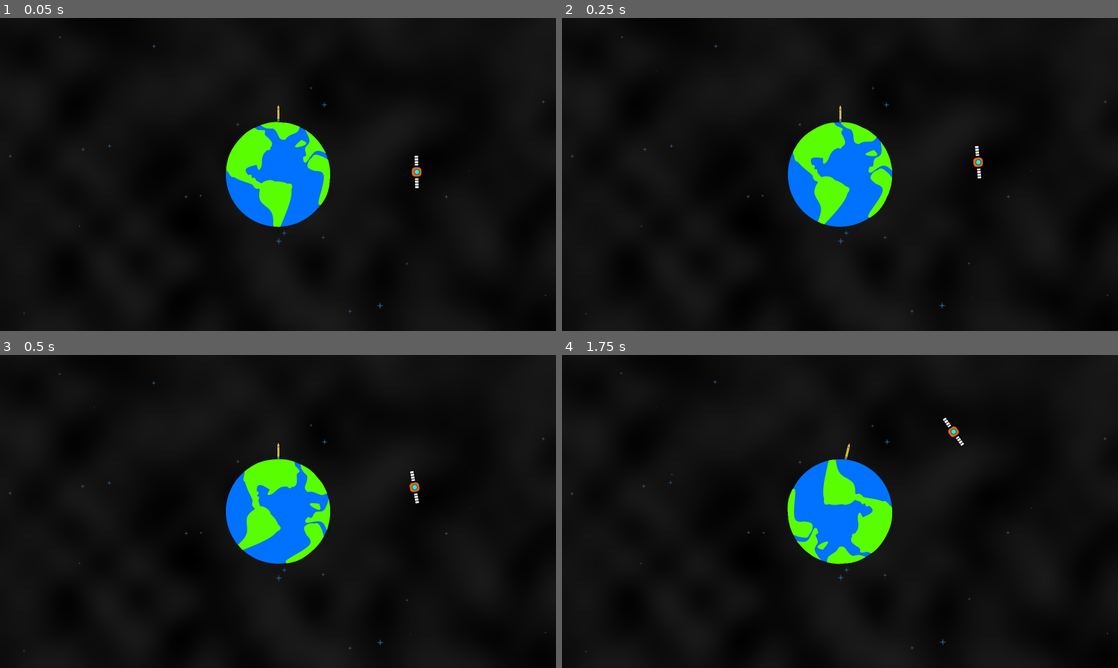
Above: before the commit, frames 1-4 (two rows, left to right).
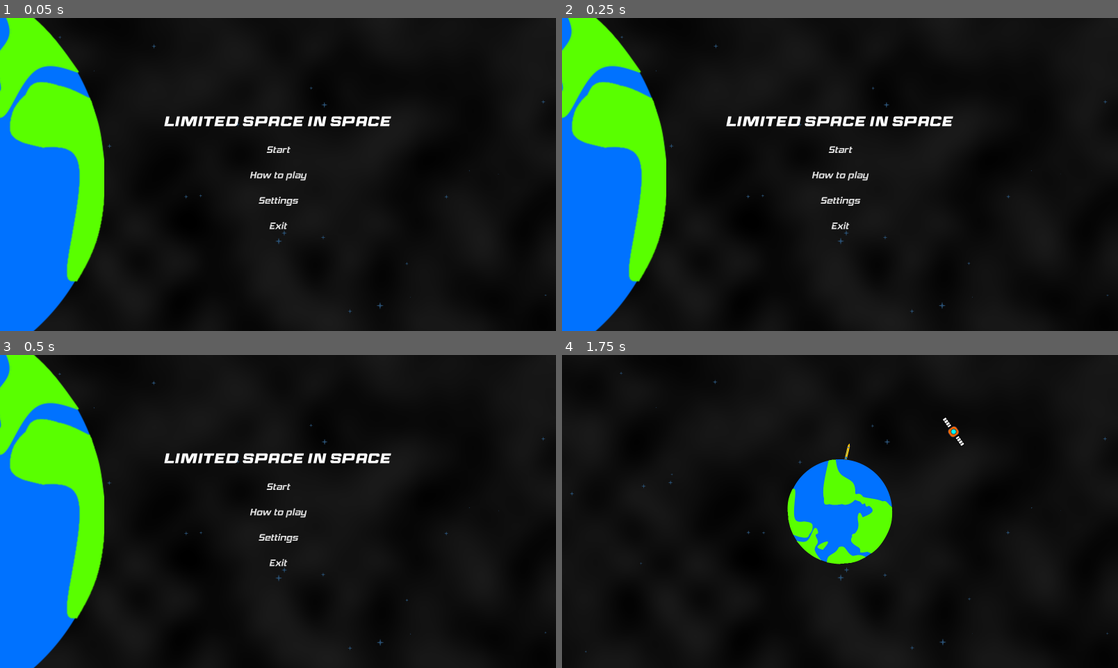
Above: after the commit, the same moments.

Repository: Fifut/Ludum-Dare-54
Game: Godot game, scene res://limited_space.tscn
Same seed, same stepped clock (60 frames per second), same inputs: the game is played once before the commit and once after it.
Inputs (mouse positions are in pixels of both pictures, inside the frame that each line leads up to):
- Up to frame 1 (0.05 s): no input
- Up to frame 2 (0.25 s): no input
- Up to frame 3 (0.5 s): no input
- Up to frame 4 (1.75 s): click (840, 486) at 0.5 s, where only the run after the commit has a clickable "Start"; hold Space (Fire) from 1.28 s (still down)

The runs differ from the first frame. In frame 1, 21% of the frame differs, in the area x 0-76%, y 0-100%; in frame 2, 21%; in frame 3, 21%; in frame 4, nothing differs.

Commit message:
Menu

Diff:
--- /dev/null
+++ b/Menu/menu.gd
@@ -0,0 +1,49 @@
+extends Control
+
+
+signal on_start
+
+
+@onready var EarthSprite = %EarthSprite
+@onready var SatelliteNode = %SatelliteNode
+
+@onready var HomeContainer = %HomeContainer
+@onready var HowToContainer = %HowToContainer
+@onready var SettingsContainer = %SettingsContainer
+
+@onready var MenuAnimation = %MenuAnimation
+
+
+func _ready():
+	HomeContainer.show()
+	HowToContainer.hide()
+
+
+func _process(delta):
+	SatelliteNode.rotation_degrees += delta * 5
+	if SatelliteNode.rotation_degrees > 30:
+		SatelliteNode.rotation_degrees = -25
+
+
+func _on_start_button_pressed():
+	on_start.emit()
+
+
+func _on_how_to_button_pressed():
+	SettingsContainer.hide()
+	HowToContainer.show()
+	MenuAnimation.play("Rotation")
+
+
+func _on_settings_button_pressed():
+	HowToContainer.hide()
+	SettingsContainer.show()
+	MenuAnimation.play("Rotation")
+
+
+func _on_exit_button_pressed():
+	get_tree().quit()
+
+
+func _on_back_button_pressed():
+	MenuAnimation.play_backwards("Rotation")
--- /dev/null
+++ b/Menu/menu.tscn
@@ -0,0 +1,232 @@
+[gd_scene load_steps=9 format=3 uid="uid://0mp0xoprhcl7"]
+
+[ext_resource type="Script" path="res://Menu/menu.gd" id="1_e7hhq"]
+[ext_resource type="Texture2D" uid="uid://c6vux6aeke3ym" path="res://Assets/Earth.png" id="1_oykve"]
+[ext_resource type="FontFile" uid="uid://pnbn0lg56d7u" path="res://Assets/Font/Race Sport.ttf" id="2_f67qt"]
+[ext_resource type="Texture2D" uid="uid://dfe8vi375ld7f" path="res://Assets/Satellite.png" id="3_c7big"]
+[ext_resource type="FontFile" uid="uid://bn4x06gox4pfa" path="res://Assets/Font/hemi head bd it.otf" id="3_n63nk"]
+
+[sub_resource type="Animation" id="Animation_cpc3f"]
+resource_name = "Rotation"
+tracks/0/type = "value"
+tracks/0/imported = false
+tracks/0/enabled = true
+tracks/0/path = NodePath("HowToContainer:rotation")
+tracks/0/interp = 2
+tracks/0/loop_wrap = true
+tracks/0/keys = {
+"times": PackedFloat32Array(0, 1),
+"transitions": PackedFloat32Array(1, 1),
+"update": 0,
+"values": [0.785398, 0.0]
+}
+tracks/1/type = "value"
+tracks/1/imported = false
+tracks/1/enabled = true
+tracks/1/path = NodePath("HomeContainer:rotation")
+tracks/1/interp = 2
+tracks/1/loop_wrap = true
+tracks/1/keys = {
+"times": PackedFloat32Array(0, 1),
+"transitions": PackedFloat32Array(1, 1),
+"update": 0,
+"values": [0.0, -0.785398]
+}
+tracks/2/type = "value"
+tracks/2/imported = false
+tracks/2/enabled = true
+tracks/2/path = NodePath("EarthSprite:rotation")
+tracks/2/interp = 2
+tracks/2/loop_wrap = true
+tracks/2/keys = {
+"times": PackedFloat32Array(0, 1),
+"transitions": PackedFloat32Array(1, 1),
+"update": 0,
+"values": [0.0, -0.785398]
+}
+tracks/3/type = "value"
+tracks/3/imported = false
+tracks/3/enabled = true
+tracks/3/path = NodePath("SettingsContainer:rotation")
+tracks/3/interp = 2
+tracks/3/loop_wrap = true
+tracks/3/keys = {
+"times": PackedFloat32Array(0, 1),
+"transitions": PackedFloat32Array(1, 1),
+"update": 0,
+"values": [0.785398, 0.0]
+}
+
+[sub_resource type="Animation" id="Animation_2culf"]
+length = 0.001
+tracks/0/type = "value"
+tracks/0/imported = false
+tracks/0/enabled = true
+tracks/0/path = NodePath("SettingsContainer:rotation")
+tracks/0/interp = 1
+tracks/0/loop_wrap = true
+tracks/0/keys = {
+"times": PackedFloat32Array(0),
+"transitions": PackedFloat32Array(1),
+"update": 0,
+"values": [0.0]
+}
+
+[sub_resource type="AnimationLibrary" id="AnimationLibrary_gdl42"]
+_data = {
+"RESET": SubResource("Animation_2culf"),
+"Rotation": SubResource("Animation_cpc3f")
+}
+
+[node name="MenuContainer" type="Control"]
+layout_mode = 3
+anchors_preset = 15
+anchor_right = 1.0
+anchor_bottom = 1.0
+grow_horizontal = 2
+grow_vertical = 2
+script = ExtResource("1_e7hhq")
+
+[node name="EarthSprite" type="Sprite2D" parent="."]
+unique_name_in_owner = true
+position = Vector2(-300, 450)
+scale = Vector2(2, 2)
+texture = ExtResource("1_oykve")
+
+[node name="SatelliteNode" type="Node2D" parent="."]
+unique_name_in_owner = true
+position = Vector2(-300, 450)
+rotation = -0.436332
+
+[node name="SatelliteSprite" type="Sprite2D" parent="SatelliteNode"]
+position = Vector2(1600, 0)
+rotation = 0.523599
+texture = ExtResource("3_c7big")
+
+[node name="HomeContainer" type="VBoxContainer" parent="."]
+unique_name_in_owner = true
+layout_mode = 1
+anchors_preset = 15
+anchor_right = 1.0
+anchor_bottom = 1.0
+grow_horizontal = 2
+grow_vertical = 2
+pivot_offset = Vector2(-300, 450)
+theme_override_constants/separation = 30
+alignment = 1
+
+[node name="TitleLabel" type="Label" parent="HomeContainer"]
+layout_mode = 2
+theme_override_fonts/font = ExtResource("2_f67qt")
+theme_override_font_sizes/font_size = 40
+text = "Limited Space in Space"
+horizontal_alignment = 1
+
+[node name="StartButton" type="Button" parent="HomeContainer"]
+layout_mode = 2
+size_flags_horizontal = 4
+theme_override_fonts/font = ExtResource("3_n63nk")
+theme_override_font_sizes/font_size = 28
+text = "Start"
+flat = true
+
+[node name="HowToButton" type="Button" parent="HomeContainer"]
+layout_mode = 2
+size_flags_horizontal = 4
+theme_override_fonts/font = ExtResource("3_n63nk")
+theme_override_font_sizes/font_size = 28
+text = "How to play"
+flat = true
+
+[node name="SettingsButton" type="Button" parent="HomeContainer"]
+layout_mode = 2
+size_flags_horizontal = 4
+theme_override_fonts/font = ExtResource("3_n63nk")
+theme_override_font_sizes/font_size = 28
+text = "Settings"
+flat = true
+
+[node name="ExitButton" type="Button" parent="HomeContainer"]
+layout_mode = 2
+size_flags_horizontal = 4
+theme_override_fonts/font = ExtResource("3_n63nk")
+theme_override_font_sizes/font_size = 28
+text = "Exit"
+flat = true
+
+[node name="HowToContainer" type="VBoxContainer" parent="."]
+unique_name_in_owner = true
+visible = false
+layout_mode = 1
+anchors_preset = 15
+anchor_right = 1.0
+anchor_bottom = 1.0
+grow_horizontal = 2
+grow_vertical = 2
+rotation = 0.785398
+pivot_offset = Vector2(-300, 450)
+theme_override_constants/separation = 30
+alignment = 1
+
+[node name="TitleLabel" type="Label" parent="HowToContainer"]
+layout_mode = 2
+theme_override_fonts/font = ExtResource("2_f67qt")
+theme_override_font_sizes/font_size = 40
+text = "How to play"
+horizontal_alignment = 1
+
+[node name="HowtoLabel" type="Label" parent="HowToContainer"]
+layout_mode = 2
+theme_override_fonts/font = ExtResource("3_n63nk")
+theme_override_font_sizes/font_size = 28
+text = "Press space to lauch the rocket"
+horizontal_alignment = 1
+
+[node name="BackButton" type="Button" parent="HowToContainer"]
+layout_mode = 2
+size_flags_horizontal = 4
+theme_override_fonts/font = ExtResource("3_n63nk")
+theme_override_font_sizes/font_size = 28
+text = "Back"
+flat = true
+
+[node name="SettingsContainer" type="VBoxContainer" parent="."]
+unique_name_in_owner = true
+visible = false
+layout_mode = 1
+anchors_preset = 15
+anchor_right = 1.0
+anchor_bottom = 1.0
+grow_horizontal = 2
+grow_vertical = 2
+pivot_offset = Vector2(-300, 450)
+theme_override_constants/separation = 30
+alignment = 1
+
+[node name="TitleLabel" type="Label" parent="SettingsContainer"]
+layout_mode = 2
+theme_override_fonts/font = ExtResource("2_f67qt")
+theme_override_font_sizes/font_size = 40
+text = "Settings"
+horizontal_alignment = 1
+
+[node name="BackButton" type="Button" parent="SettingsContainer"]
+layout_mode = 2
+size_flags_horizontal = 4
+theme_override_fonts/font = ExtResource("3_n63nk")
+theme_override_font_sizes/font_size = 28
+text = "Back"
+flat = true
+
+[node name="MenuAnimation" type="AnimationPlayer" parent="."]
+unique_name_in_owner = true
+libraries = {
+"": SubResource("AnimationLibrary_gdl42")
+}
+
+[connection signal="pressed" from="HomeContainer/StartButton" to="." method="_on_start_button_pressed"]
+[connection signal="pressed" from="HomeContainer/HowToButton" to="." method="_on_how_to_button_pressed"]
+[connection signal="pressed" from="HomeContainer/SettingsButton" to="." method="_on_settings_button_pressed"]
+[connection signal="pressed" from="HomeContainer/ExitButton" to="." method="_on_exit_button_pressed"]
+[connection signal="pressed" from="HowToContainer/BackButton" to="." method="_on_back_button_pressed"]
+[connection signal="pressed" from="SettingsContainer/BackButton" to="." method="_on_back_button_pressed"]
--- /dev/null
+++ b/limited_space.gd
@@ -0,0 +1,21 @@
+extends Node2D
+
+
+@onready var MenuCanvasLayer = %MenuCanvasLayer
+@onready var Game = %Game
+
+
+# Called when the node enters the scene tree for the first time.
+func _ready():
+	Game.hide()
+	MenuCanvasLayer.show()
+
+
+# Called every frame. 'delta' is the elapsed time since the previous frame.
+func _process(delta):
+	pass
+
+
+func _on_menu_container_on_start():
+	MenuCanvasLayer.hide()
+	Game.show()
--- a/limited_space.tscn
+++ b/limited_space.tscn
@@ -1,20 +1,34 @@
-[gd_scene load_steps=5 format=3 uid="uid://di2aruf821lfb"]
+[gd_scene load_steps=7 format=3 uid="uid://di2aruf821lfb"]
 
 [ext_resource type="PackedScene" uid="uid://bcaev7h3sosy5" path="res://Earth/earth.tscn" id="1_b0o21"]
 [ext_resource type="PackedScene" uid="uid://sgjddoeyaxwc" path="res://Background/background.tscn" id="1_de401"]
+[ext_resource type="Script" path="res://limited_space.gd" id="1_t1xvc"]
 [ext_resource type="PackedScene" uid="uid://cfmpwidsrbs78" path="res://Satellite/satellite.tscn" id="2_7j2bm"]
+[ext_resource type="PackedScene" uid="uid://0mp0xoprhcl7" path="res://Menu/menu.tscn" id="2_o7b4m"]
 [ext_resource type="PackedScene" uid="uid://dnnuo03dxtwqj" path="res://Rocket/rocket.tscn" id="3_42b04"]
 
 [node name="LimitedSpace" type="Node2D"]
+script = ExtResource("1_t1xvc")
 
 [node name="Background" parent="." instance=ExtResource("1_de401")]
 
-[node name="Satellite" parent="." instance=ExtResource("2_7j2bm")]
+[node name="MenuCanvasLayer" type="CanvasLayer" parent="."]
+unique_name_in_owner = true
+
+[node name="MenuContainer" parent="MenuCanvasLayer" instance=ExtResource("2_o7b4m")]
+
+[node name="Game" type="Node2D" parent="."]
+unique_name_in_owner = true
+visible = false
+
+[node name="Satellite" parent="Game" instance=ExtResource("2_7j2bm")]
 position = Vector2(800, 450)
 speed = -20
 
-[node name="Earth" parent="." instance=ExtResource("1_b0o21")]
+[node name="Earth" parent="Game" instance=ExtResource("1_b0o21")]
 position = Vector2(800, 450)
 
-[node name="Rocket" parent="." instance=ExtResource("3_42b04")]
+[node name="Rocket" parent="Game" instance=ExtResource("3_42b04")]
 position = Vector2(801, 274)
+
+[connection signal="on_start" from="MenuCanvasLayer/MenuContainer" to="." method="_on_menu_container_on_start"]
Binary file added: Assets/Font/Race Sport.ttf
Not shown, added: Assets/Font/Race Sport.ttf.import
Binary file added: Assets/Font/hemi head bd it.otf
Not shown, added: Assets/Font/hemi head bd it.otf.import
